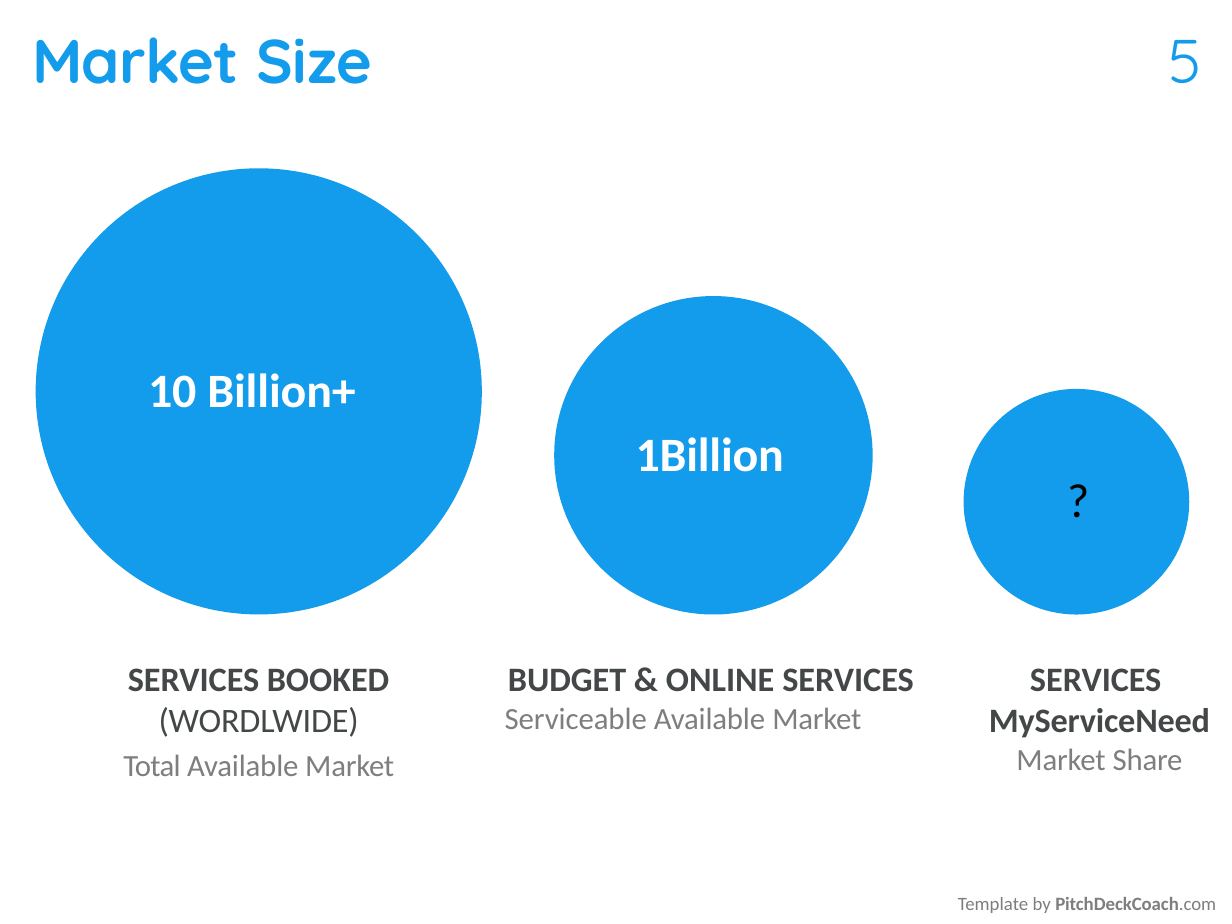
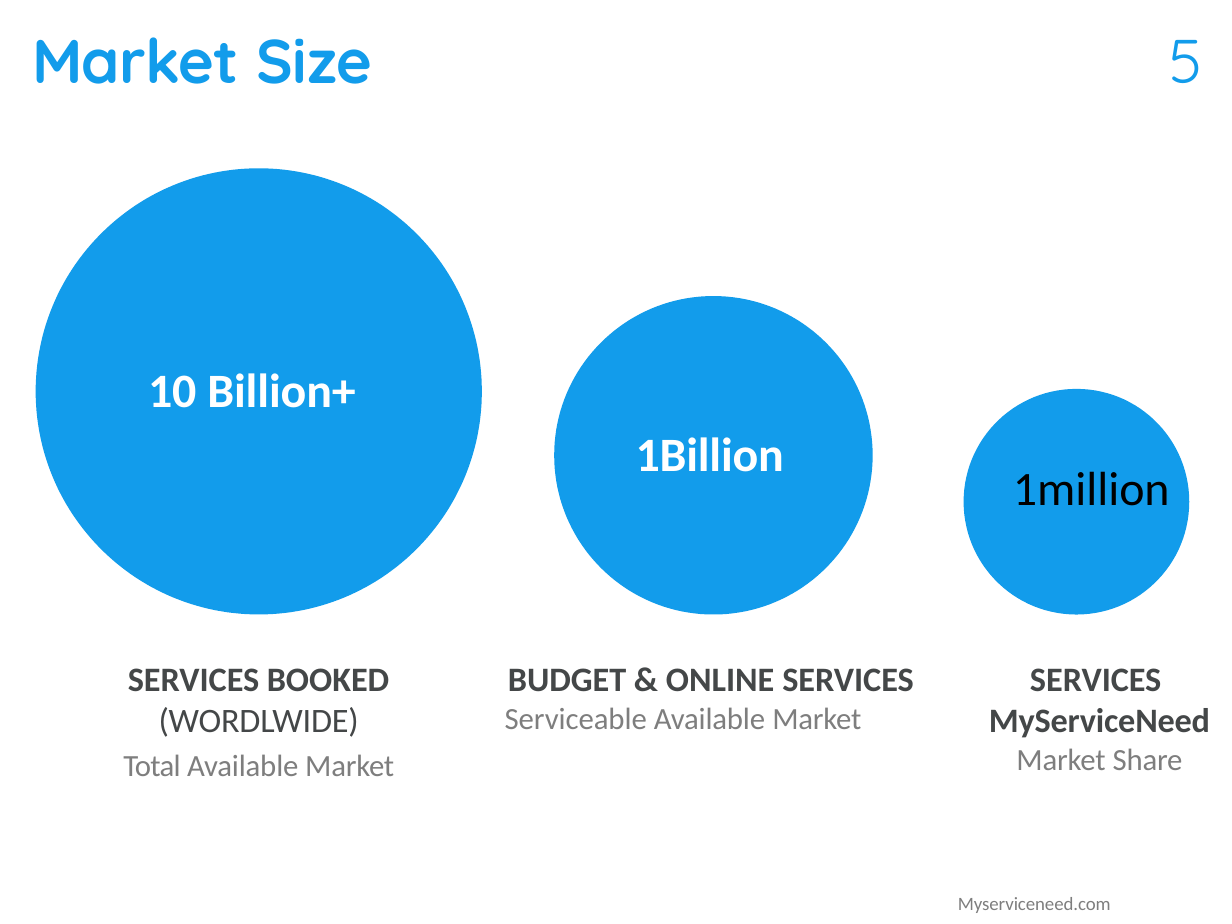
Before and after one commit to chaithu563/myserviceneed, a slide deck: slide 5 of service_images/startuppitch/myservicenned_pitch.pptx. Drawn at 1232x924 pixels with LibreOffice and Linux fonts; fonts in the diff are those of the drawing. Boxes give left, top, right and bottom in pixels: in the first picture for what was removed or moved away, otherwise in the second. Text is boxed around its words. In the diff, an @@ line names an element or a change of style, - is before the commit and + after.

```diff
--- a/service_images/startuppitch/myservicenned_pitch.pptx
+++ b/service_images/startuppitch/myservicenned_pitch.pptx
@@ text at bbox=[1013, 471, 1170, 506]: text changed @@
-?
+1million
@@ text at bbox=[958, 897, 1111, 913]: text changed @@
-Template by PitchDeckCoach.com
+Myserviceneed.com
```
Also in this commit, not shown: 6 other slides changed, 15 other files.
